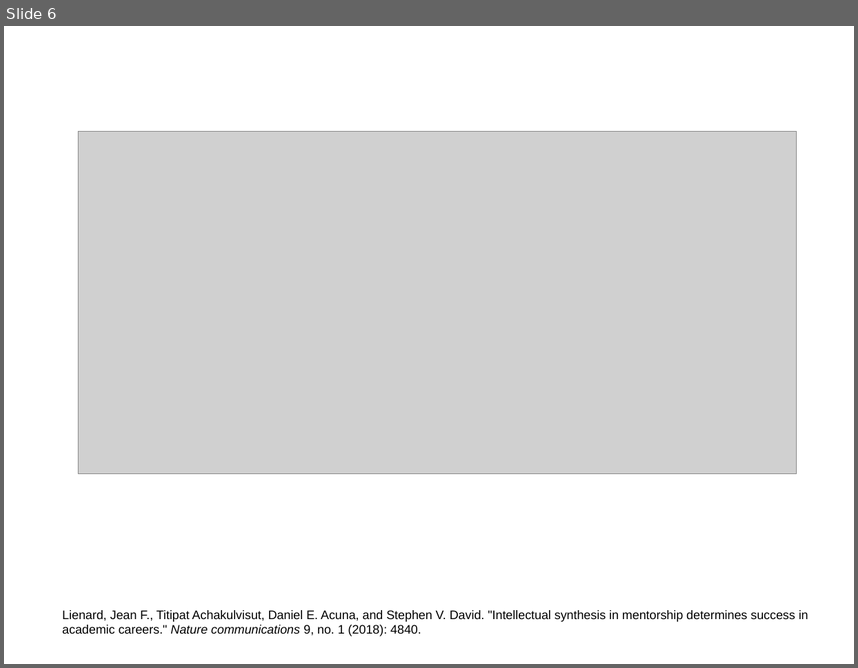
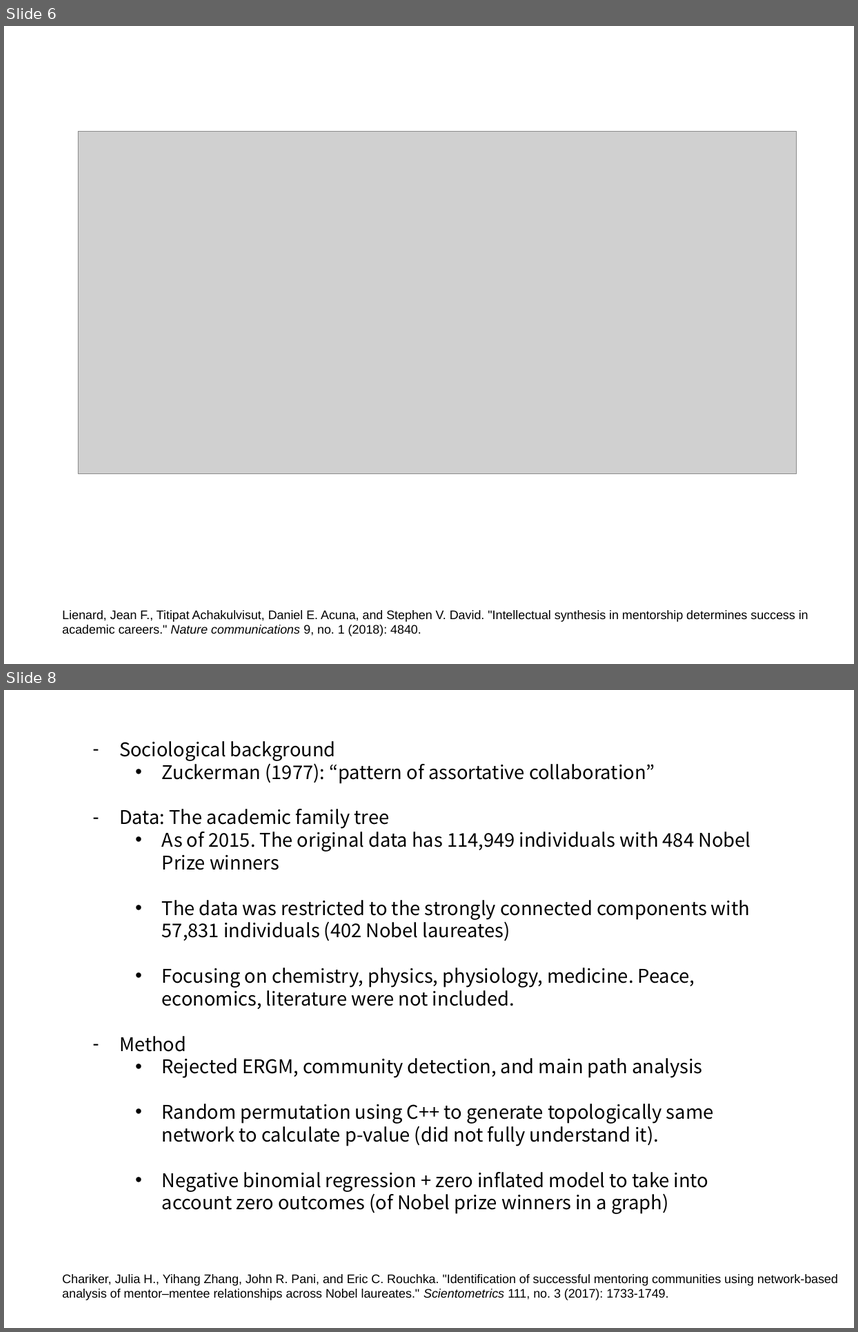
Before and after one commit to Donghyun-Kang-Soc/neurotree_project, a slide deck: NeuroTree_lit_review_Donghyun.pptx. Shown one above the other, each under a label of ours: slide 6 before the commit, slides 6 and 8 after it; the slides between them are not shown. The pictures are 858x668 and 858x1332 pixels, drawn with LibreOffice and Linux fonts; fonts in the diff are those of the drawing; grey boxes stand for pictures. Boxes give left, top, right and bottom in pixels: in the first picture for what was removed or moved away, otherwise in the second. Text is boxed around its words. In the diff, an @@ line names an element or a change of style, - is before the commit and + after.

```diff
--- a/NeuroTree_lit_review_Donghyun.pptx
+++ b/NeuroTree_lit_review_Donghyun.pptx
@@ slide 8 added at (4,690,854,1328), background #FFFFFF @@
@@ text added at (119,741,751,1214), 16 pt, text #000000 @@
+– Sociological background
+  • Zuckerman (1977): “pattern of assortative collaboration”
+– Data: The academic family tree
+  • As of 2015. The original data has 114,949 individuals with 484 Nobel Prize winners
+  • The data was restricted to the strongly connected components with 57,831 individuals (402 Nobel laureates)
+  • Focusing on chemistry, physics, physiology, medicine. Peace, economics, literature were not included.
+– Method
+  • Rejected ERGM, community detection, and main path analysis
+  • Random permutation using C++ to generate topologically same network to calculate p-value (did not fully understand it).
+  • Negative binomial regression + zero inflated model to take into account zero outcomes (of Nobel prize winners in a graph)
@@ text added at (62,1274,838,1300), 10.5 pt, text #000000 @@
+Chariker, Julia H., Yihang Zhang, John R. Pani, and Eric C. Rouchka. "Identification of successful mentoring communities using network-based analysis of mentor–mentee relationships across Nobel laureates." Scientometrics 111, no. 3 (2017): 1733-1749.
```
Also in this commit, not shown: 2 slides changed, 2 other slides added.
